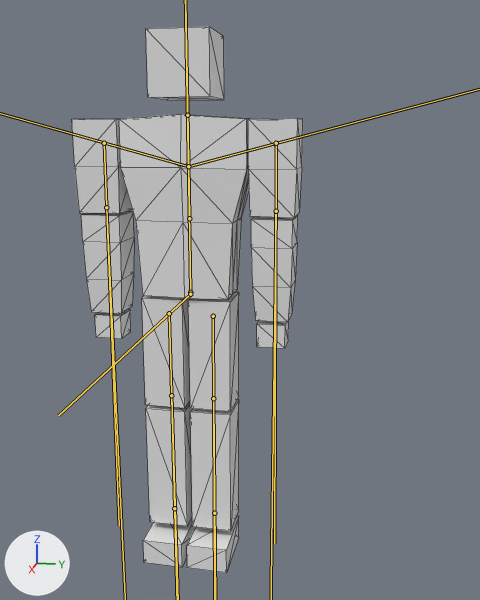
Renders of the glTF model Models/SK_BaseHuman/Animations/SK_BaseHuman_Anims.glb from each side of a commit.
The view is the same before and after, from a 50 mm camera at (4.28, 1.2, 2.99) aimed at (-0.43, 0.26, 1.81). The lights are fixed; the arrows at lower left show +X, +Y and +Z. The bones that change are drawn over the model as lines. Mesh edges are drawn as thin lines.

The first picture shows 'BaseHuman'.
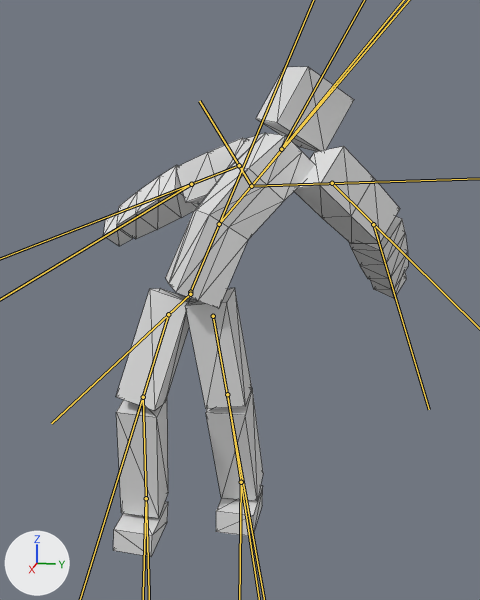
The newer file adds an action. The first version stands in its rest pose; the second is drawn at frame 26 of the action 'Zombie_Attack_1'.

Boxes (x1, y1, x2, y2) around the edits, measured in the pictures (480 x 600 px):
'BaseHuman', posed (32% wider, 10% shorter): before (72, 27, 303, 573); after (103, 67, 408, 557)
bone 'ForbiddenBoneWaist_R', root to tip: before (190, 294) to (58, 415); after (190, 294) to (51, 423)

What the commit changed:
Bone 'LowerBody' (bone_lowerbody) turns from (0, 0, 0) to (42, 123, 49) degrees about its own x, y and z.
Bone 'UpperBody' (bone_upperbody) turns from (0, 0, 0) to (-2, -2, -18) degrees about its own x, y and z.
Bone 'TopBody' (bone_topbody) turns from (0, 0, 0) to (0, 12, 1) degrees about its own x, y and z.
Bone 'Head' (bone_head) turns from (0, 0, 0) to (3, 0, 12) degrees about its own x, y and z.
Bone 'ForbiddenBoneTorso_R' (bone_forbiddenbonetorso_r) turns from (0, 0, 0) to (-17, -19, -28) degrees about its own x, y and z.
Bone 'UpperArm_R' (bone_upperarm_r) turns from (0, 0, 0) to (-83, -72, -30) degrees about its own x, y and z.
Bone 'LowerArm_R' (bone_lowerarm_r) turns from (0, 0, 0) to (-1, 3, -33) degrees about its own x, y and z.
Bone 'ForbiddenBoneTorso_L' (bone_forbiddenbonetorso_l) turns from (0, 0, 0) to (0, 1, 8) degrees about its own x, y and z.
Bone 'UpperArm_L' (bone_upperarm_l) turns from (0, 0, 0) to (62, -47, -32) degrees about its own x, y and z.
Bone 'LowerArm_L' (bone_lowerarm_l) turns from (0, 0, 0) to (-9, 36, -11) degrees about its own x, y and z.
Bone 'ForbiddenBoneWaist_R' (bone_forbiddenbonewaist_r) turns from (0, 0, 0) to (0, 0, 6) degrees about its own x, y and z.
Bone 'UpperLeg_R' (bone_upperleg_r) turns from (0, 0, 0) to (17, 1, 8) degrees about its own x, y and z.
Bone 'LowerLeg_R' (bone_lowerleg_r) turns from (0, 0, 0) to (-12, -5, -22) degrees about its own x, y and z.
Bone 'Foot_R' (bone_foot_r) turns from (0, 0, 0) to (0, 1, 9) degrees about its own x, y and z.
Bone 'UpperLeg_L' (bone_upperleg_l) turns from (0, 0, 0) to (-8, -1, -7) degrees about its own x, y and z.
Bone 'LowerLeg_L' (bone_lowerleg_l) turns from (0, 0, 0) to (5, 4, -13) degrees about its own x, y and z.
Bone 'Foot_L' (bone_foot_l) turns from (0, 0, 0) to (3, -2, 19) degrees about its own x, y and z.
